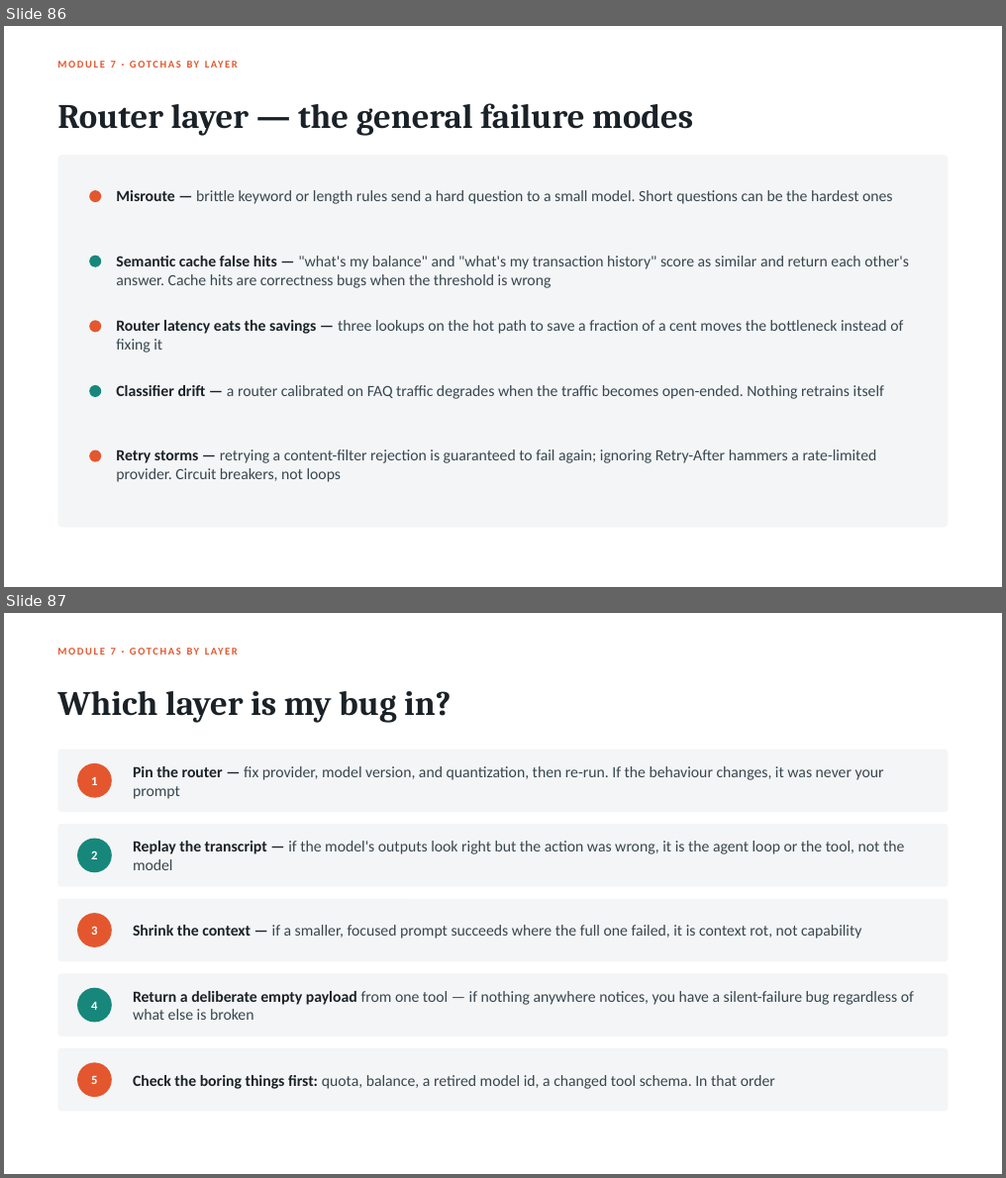
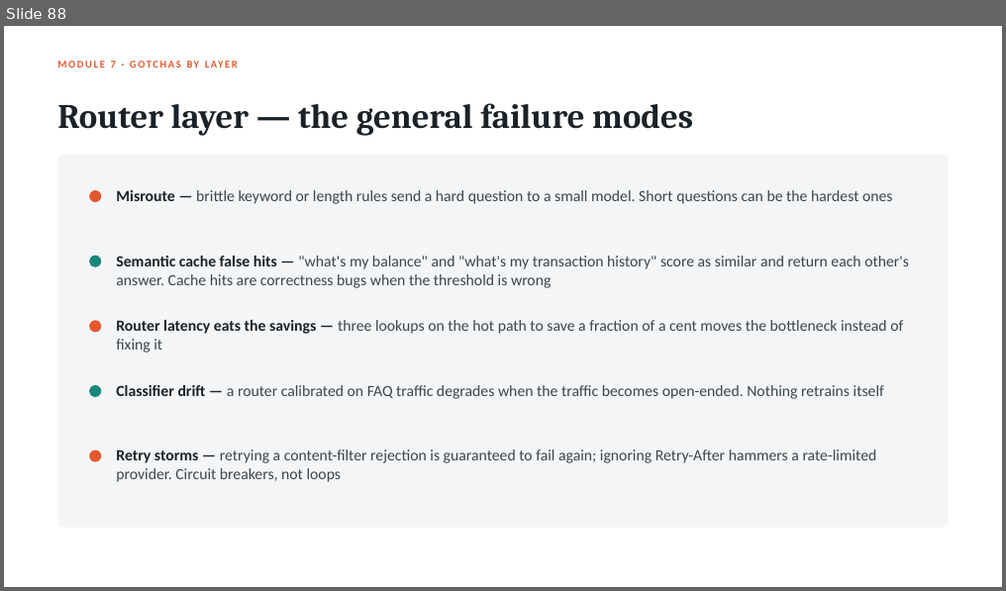
Before and after one commit to RickZee/ai-workshop, a slide deck: presentation/ai-foundations-for-engineers.pptx. Shown one above the other, each under a label of ours: slides 86 and 87 before the commit, slide 88 after it. The pictures are 1006x1178 and 1006x591 pixels, drawn with LibreOffice and Linux fonts; fonts in the diff are those of the drawing. Boxes give left, top, right and bottom in pixels: in the first picture for what was removed or moved away, otherwise in the second. Text is boxed around its words. In the diff, an @@ line names an element or a change of style, - is before the commit and + after.

```diff
--- a/presentation/ai-foundations-for-engineers.pptx
+++ b/presentation/ai-foundations-for-engineers.pptx
@@ slide 87 removed at [4,613,1002,1174], background #FFFFFF @@
@@ text removed at [111,648,116,655] @@
-MODULE 7 · GOTCHAS BY LAYER
@@ text removed at [57,691,450,723] @@
-Which layer is my bug in?
@@ rounded rectangle removed at [57,750,948,812] @@
@@ ellipse removed at [77,763,112,798] @@
@@ text removed at [91,777,97,785] @@
-1
@@ text removed at [133,766,884,799] @@
-Pin the router — fix provider, model version, and quantization, then re-run. If the behaviour changes, it was never your prompt
@@ rounded rectangle removed at [57,824,948,887] @@
@@ ellipse removed at [77,839,112,872] @@
@@ text removed at [133,841,904,870] @@
-Replay the transcript — if the model's outputs look right but the action was wrong, it is the agent loop or the tool, not the model
@@ text removed at [91,851,97,860] @@
-2
@@ rounded rectangle removed at [57,899,948,961] @@
@@ ellipse removed at [77,913,112,948] @@
@@ text removed at [91,926,97,935] @@
-3
@@ text removed at [133,925,861,939] @@
-Shrink the context — if a smaller, focused prompt succeeds where the full one failed, it is context rot, not capability
@@ rounded rectangle removed at [57,973,948,1037] @@
@@ ellipse removed at [77,988,112,1023] @@
@@ text removed at [133,991,914,1020] @@
-Return a deliberate empty payload from one tool — if nothing anywhere notices, you have a silent-failure bug regardless of what else is broken
@@ text removed at [91,1002,97,1010] @@
-4
@@ rounded rectangle removed at [57,1049,948,1112] @@
@@ ellipse removed at [77,1062,112,1097] @@
@@ text removed at [91,1076,97,1084] @@
-5
@@ text removed at [133,1075,775,1089] @@
-Check the boring things first: quota, balance, a retired model id, a changed tool schema. In that order
@@ what was slide 86 is now slide 88 @@
```
Also in this commit, not shown: 3 slides changed, 3 slides added, 1 other file.
